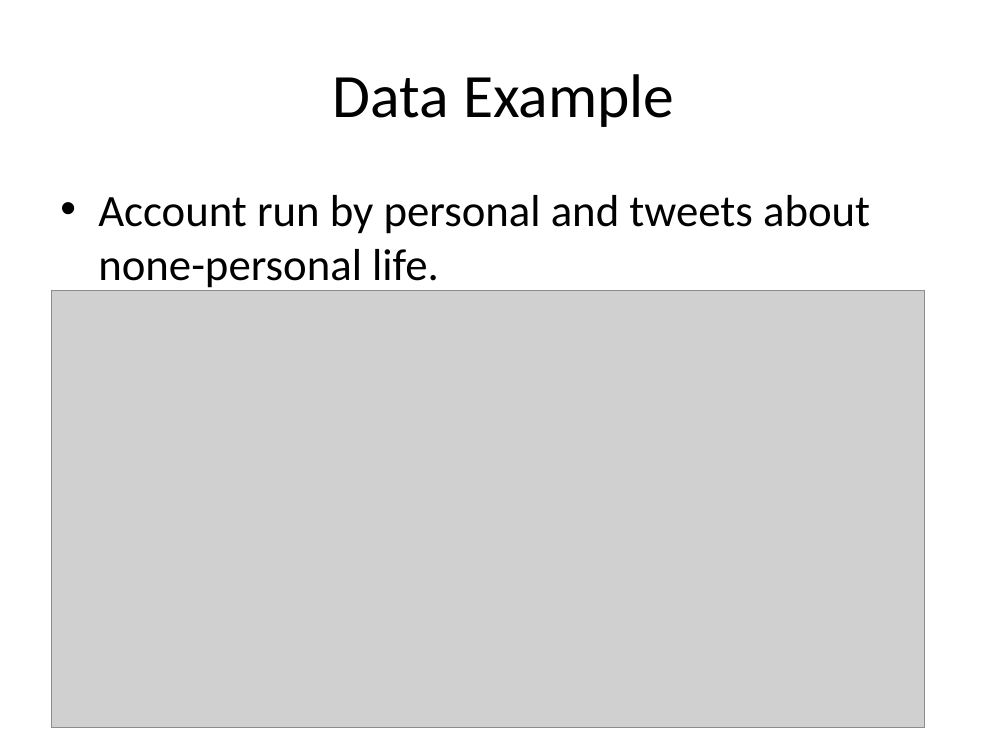
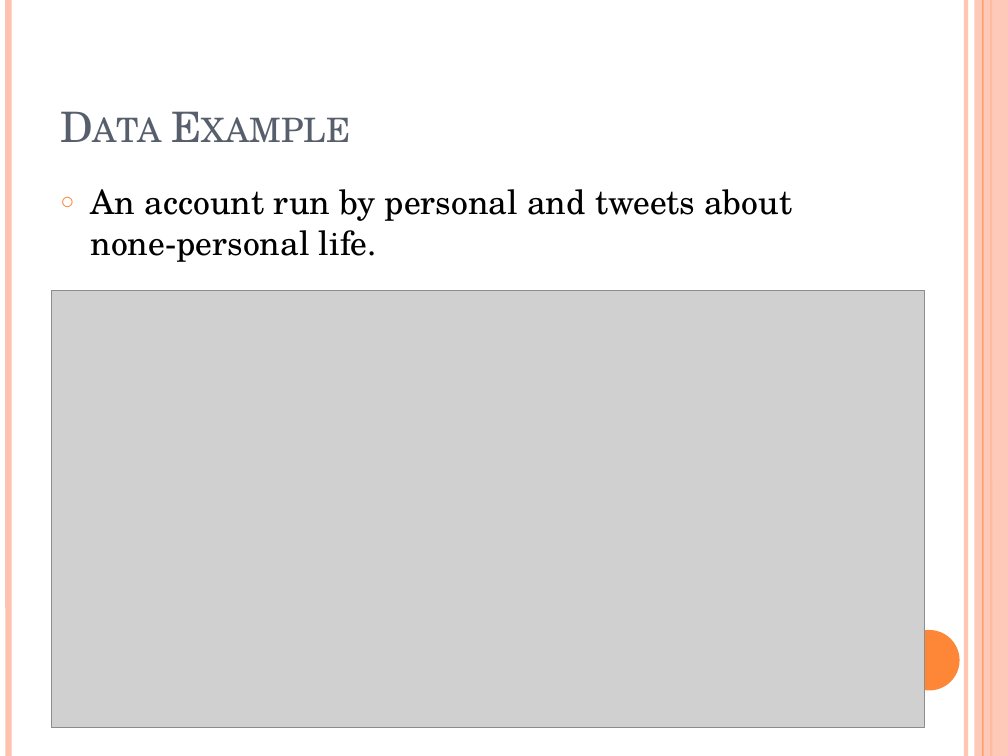
Before and after one commit to ttang10/Organization_Detection_ML, a slide deck: slide 6 of Organization Detection.pptx. Drawn at 1008x756 pixels with LibreOffice and Linux fonts; fonts in the diff are those of the drawing; grey boxes stand for pictures. Boxes give left, top, right and bottom in pixels: in the first picture for what was removed or moved away, otherwise in the second. Text is boxed around its words. In the diff, an @@ line names an element or a change of style, - is before the commit and + after.

```diff
--- a/Organization Detection.pptx
+++ b/Organization Detection.pptx
@@ line added from (8, 0) to (8, 756), #FEC3AE 4.5 pt @@
@@ line added from (966, 0) to (966, 756), #FEC3AE 3 pt @@
@@ rectangle added at (975, 0, 1008, 756), fill #FEC3AE at 87% opacity @@
@@ line added from (983, 0) to (983, 756), #FE8637 0.75 pt @@
@@ line added from (991, 0) to (991, 756), #FE8637 1.5 pt @@
@@ title "Data Example" at (50, 30, 874, 156): size 44 to 30 pt, font Calibri to TeX Gyre Schola, text colour #000000 to #575F6D, small capitals on; alignment centre to left; vertical alignment middle to bottom @@
@@ text at (91, 189, 792, 262): text changed; size 32 to 24 pt; font Calibri to TeX Gyre Schola @@
-• Account run by personal and tweets about none-personal life.
+○ An account run by personal and tweets about none-personal life.
@@ ellipse added at (899, 630, 960, 690), fill #FE8637 @@
```
Also in this commit, not shown: 19 other slides changed, 2 slides added.
